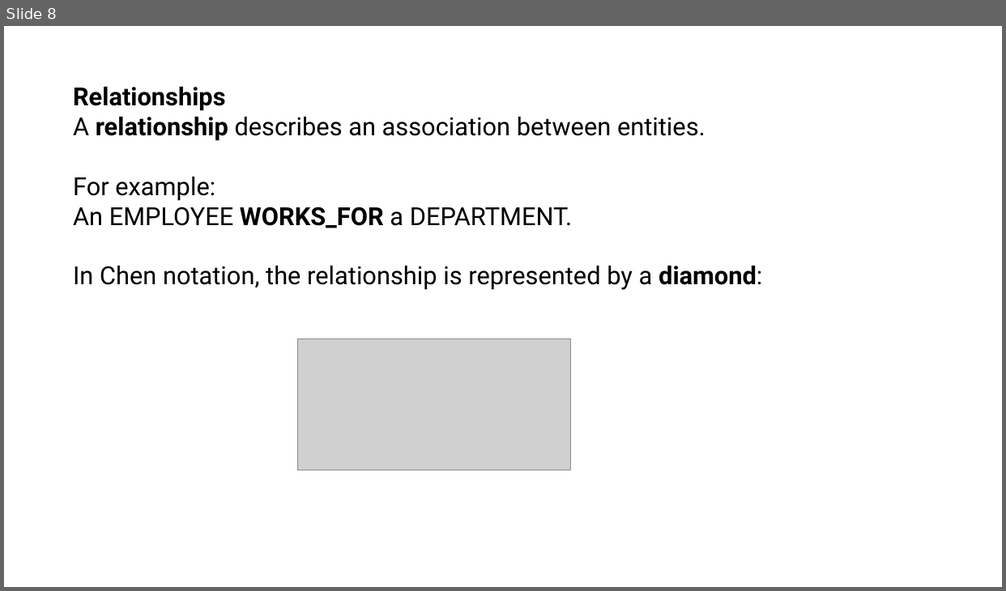
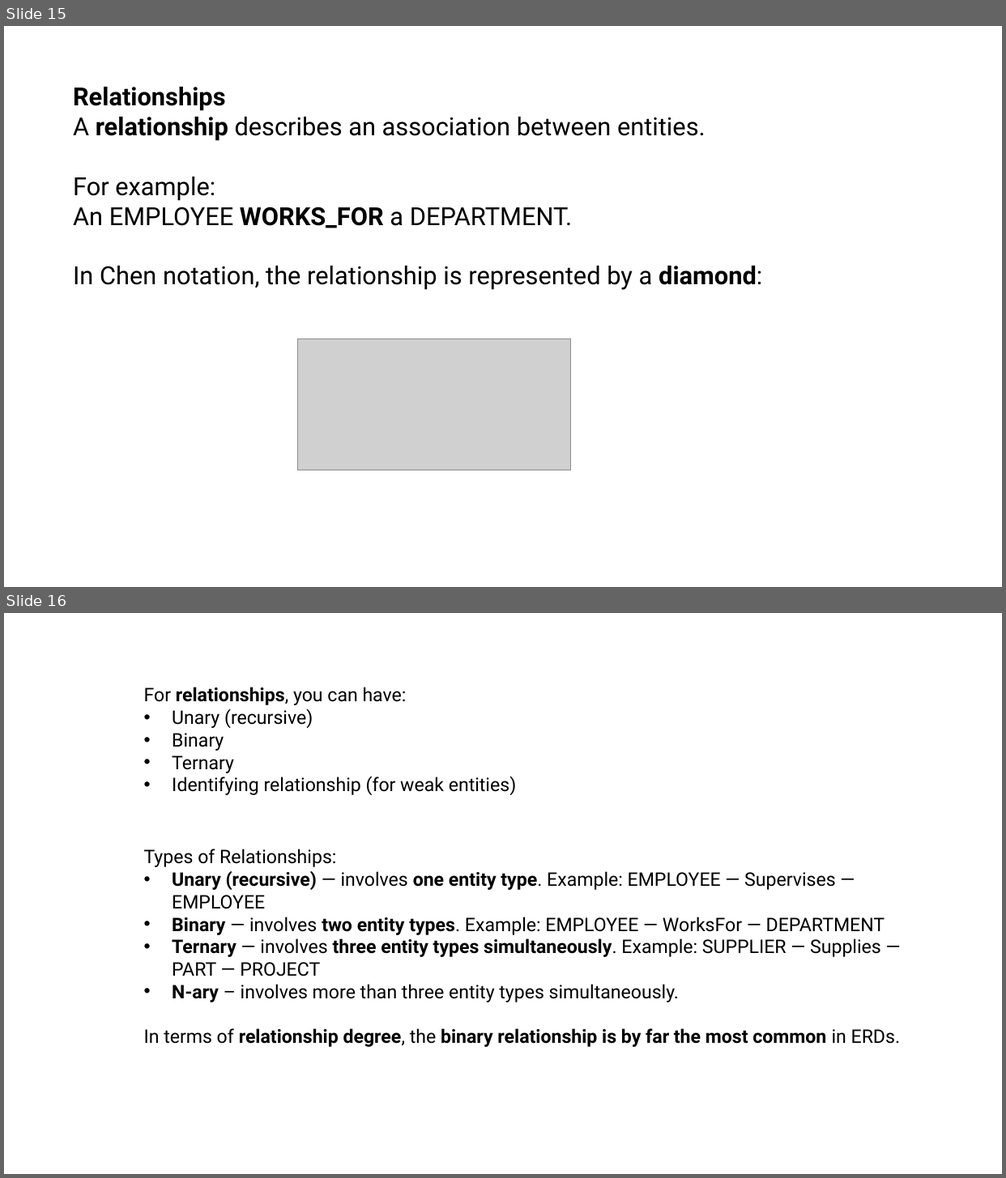
Before and after one commit to joannes630/AU, a slide deck: CSC 4500 GitHub/Entity Relationship Data Model.pptx. Shown one above the other, each under a label of ours: slide 8 before the commit, slides 15 and 16 after it. The pictures are 1006x591 and 1006x1178 pixels, drawn with LibreOffice and Linux fonts; fonts in the diff are those of the drawing; grey boxes stand for pictures. Boxes give left, top, right and bottom in pixels: in the first picture for what was removed or moved away, otherwise in the second. Text is boxed around its words. In the diff, an @@ line names an element or a change of style, - is before the commit and + after.

```diff
--- a/CSC 4500 GitHub/Entity Relationship Data Model.pptx
+++ b/CSC 4500 GitHub/Entity Relationship Data Model.pptx
@@ slide 16 added at (4, 613, 1002, 1174), background #FFFFFF @@
@@ text added at (144, 687, 517, 795), 18 pt, text #000000 @@
+For relationships, you can have:
+• Unary (recursive)
+• Binary
+• Ternary
+• Identifying relationship (for weak entities)
@@ text added at (144, 849, 900, 1047), 18 pt, text #000000 @@
+Types of Relationships:
+• Unary (recursive) — involves one entity type. Example: EMPLOYEE — Supervises — EMPLOYEE
+• Binary — involves two entity types. Example: EMPLOYEE — WorksFor — DEPARTMENT
+• Ternary — involves three entity types simultaneously. Example: SUPPLIER — Supplies — PART — PROJECT
+• N-ary – involves more than three entity types simultaneously.
+In terms of relationship degree, the binary relationship is by far the most common in ERDs.
@@ what was slide 8 is now slide 15 @@
```
Also in this commit, not shown: 5 slides changed, 18 other slides added, 2 slides removed.
